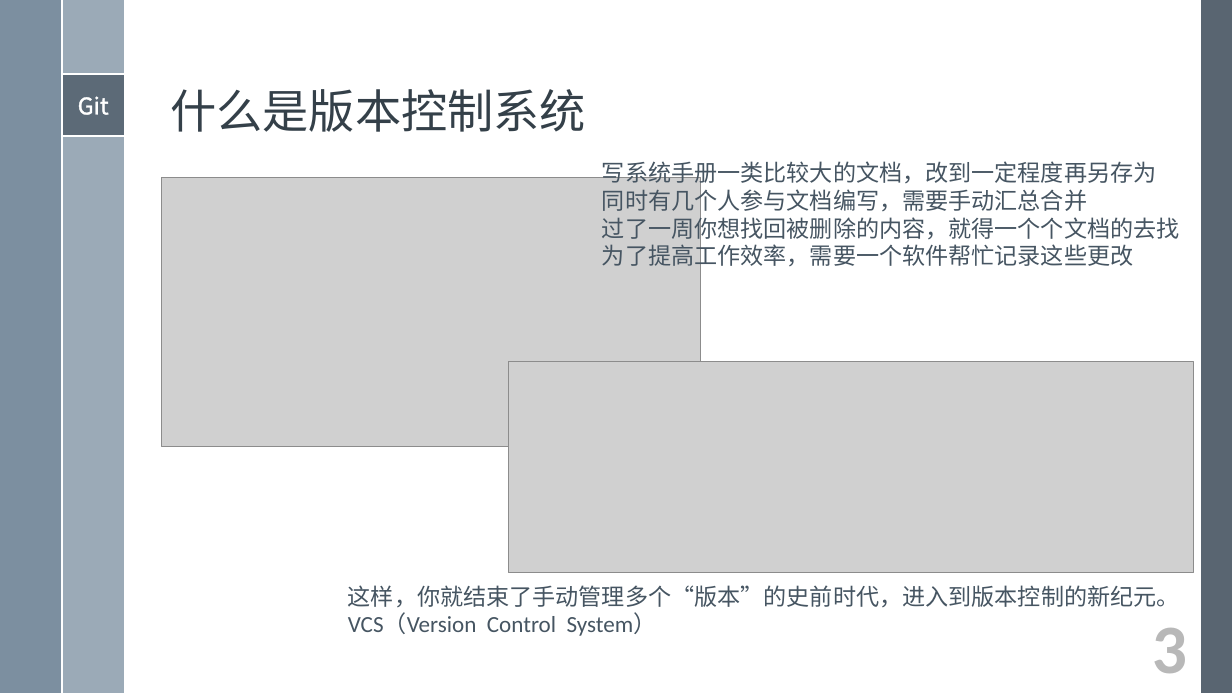
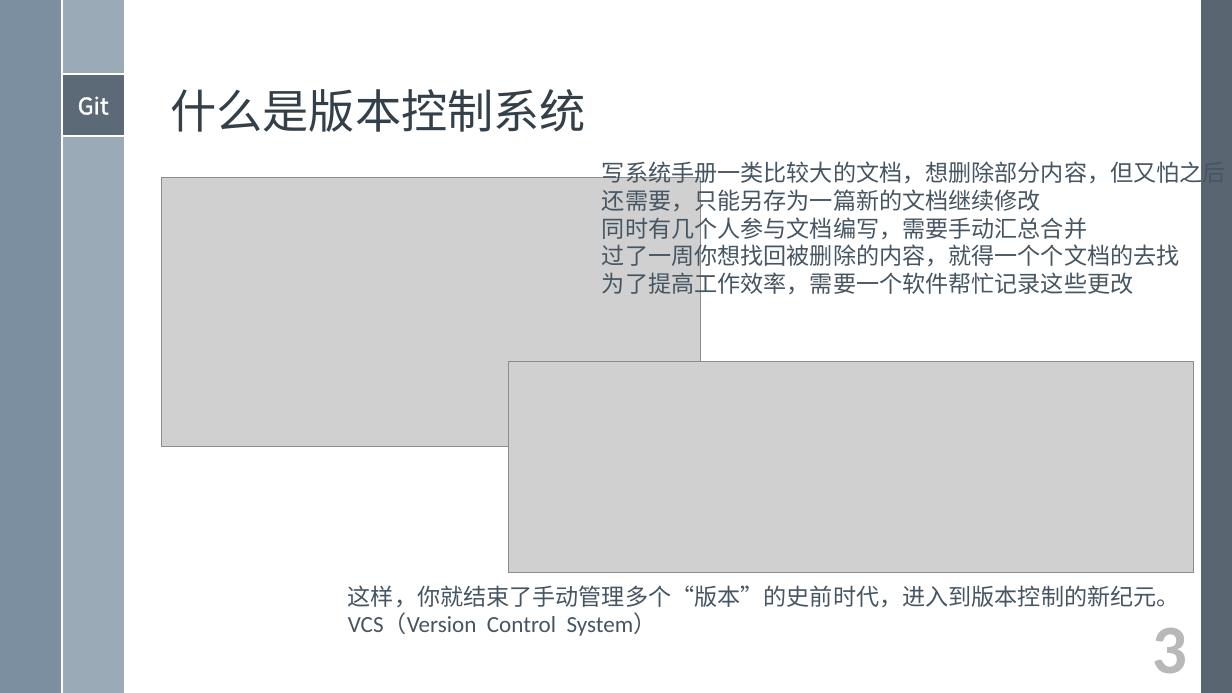
Before and after one commit to xami/joke, a slide deck: slide 3 of docs/Git入门学习/Git入门学习.pptx. Drawn at 1232x693 pixels with LibreOffice and Linux fonts; fonts in the diff are those of the drawing; grey boxes stand for pictures. Boxes give left, top, right and bottom in pixels: in the first picture for what was removed or moved away, otherwise in the second. Text is boxed around its words. In the diff, an @@ line names an element or a change of style, - is before the commit and + after.

Commit message:
git文档完善 git软件添加

```diff
--- a/docs/Git入门学习/Git入门学习.pptx
+++ b/docs/Git入门学习/Git入门学习.pptx
@@ text at box(602, 158, 1226, 215): text changed @@
-写系统手册一类比较大的文档，改到一定程度再另存为
+写系统手册一类比较大的文档，想删除部分内容，但又怕之后还需要，只能另存为一篇新的文档继续修改
```
Also in this commit, not shown: 3 other slides changed, 1 other file.
